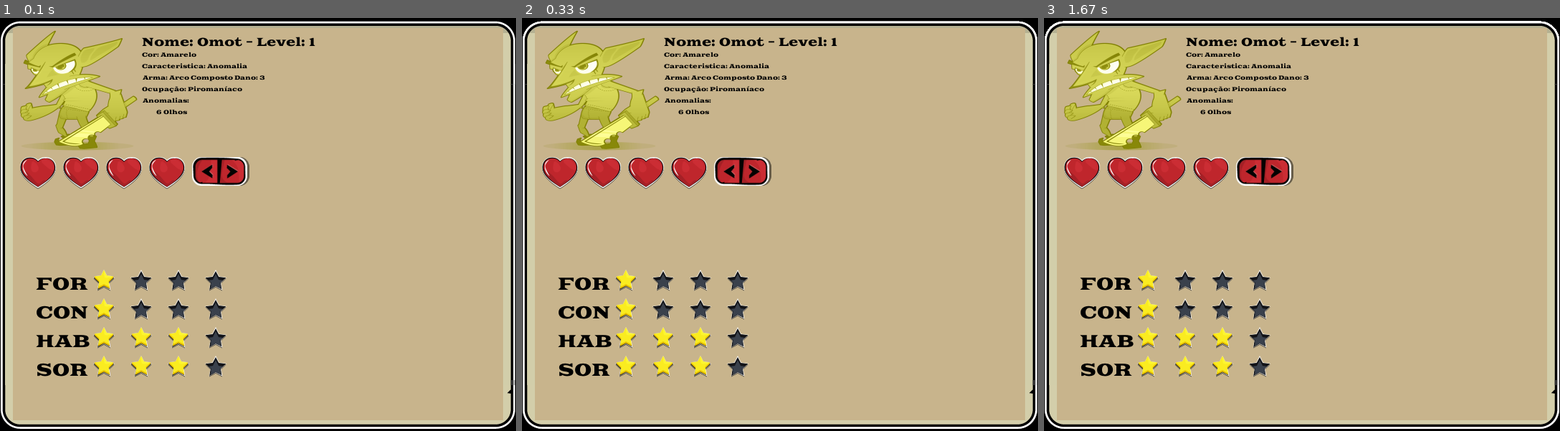
Above: before the commit, frames 1-3 (left to right).
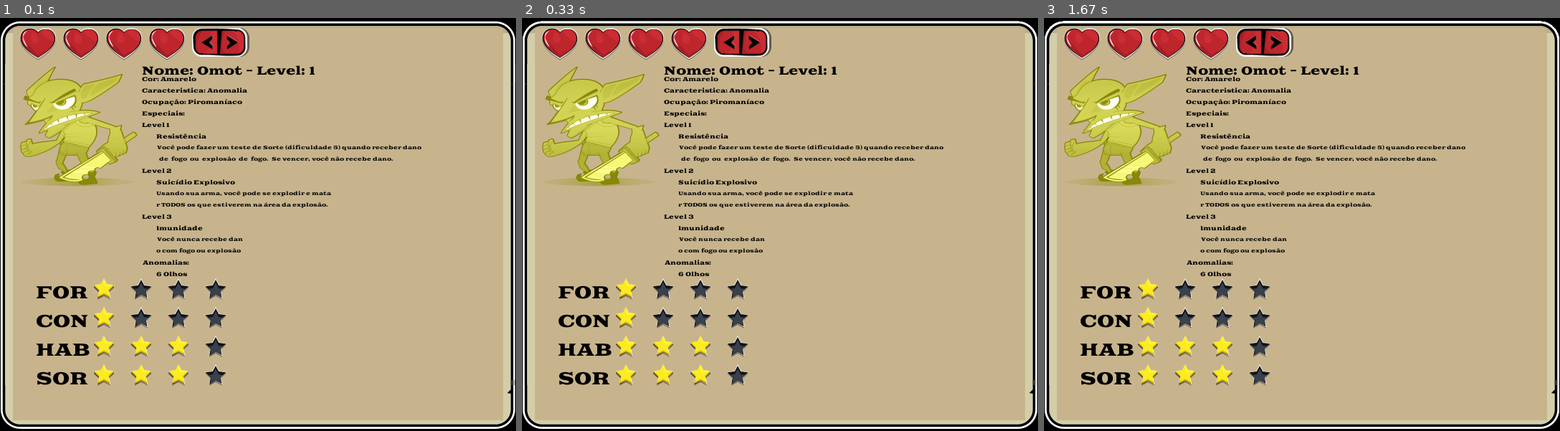
Above: after the commit, the same moments.

Repository: antomarsi/MalditosGoblinsPygame
Game: pygame game, started from main.py
Two runs of this game, one before a commit and one after it. Both use one fixed random seed, a clock stepped at 60 frames per second and the inputs below.
Inputs:
- Up to frame 1 (0.1 s): no input
- Up to frame 2 (0.33 s): no input
- Up to frame 3 (1.67 s): no input

The runs differ from the first frame. In frame 1, 15% of the frame differs, in the area x 3-82%, y 2-90%; in frame 2, 15%; in frame 3, 15%.

Commit message:
Informacoes de skills adicionadas a tela

Diff:
--- a/data.json
+++ b/data.json
@@ -38,7 +38,7 @@
             "bonus": [0,1,1,0],
             "skill": [
                 {"title":"Roubar","descricao":"Você pode roubar sem ser visto se vencer um teste resistido de Habilidade contra a vítima."},
-                {"title":"Armar Armadilhas","descricao":"Você  pode  fazer uma  armadilha  em  qualquer  lugar  se  tiver alguns materiais. A pessoa terá que passar em um teste de Sorte (dificuldade 5) para não cair na sua armadilha"},
+                {"title":"Armar Armadilhas","descricao":"Você  pode  fazer uma  armadilha  em  qualquer  lugar  \nse  tiver alguns materiais. A pessoa terá que passar em um teste de Sorte (dificuldade 5) para não cair na sua armadilha"},
                 {"title":"Ataque  Furtivo","descricao":"Se você não foi visto, você pode fazer um ataque furtivo. Se acertar, a vitima deverá fazer um teste de Sorte (Dificuldade 5). Se ela falhar ela morrerá."}
             ]
         }, {
--- a/goblin.py
+++ b/goblin.py
@@ -68,6 +68,14 @@
         self.habilidade = self.ocupacao['bonus'][2] + self.cor['status'][2]
         self.sorte = self.ocupacao['bonus'][3] + self.cor['status'][3]
         self.tipo  = self.ocupacao['tipo']
+        self.skill = []
+
+        self.skill.append(self.ocupacao['skill'][0])
+        self.skill.append(self.ocupacao['skill'][1])
+        self.skill.append(self.ocupacao['skill'][2])
+
+        print(self.skill)
+
         for equip_set in self.db.sets:
             if equip_set['code'] == self.tipo:
                 for weapon in equip_set['sets'][random.randint(1, len(equip_set['sets']))-1]:
--- a/main.py
+++ b/main.py
@@ -2,8 +2,6 @@
 from pygame.locals import *
 import goblin
 from PIL import Image
-
-
 
 def getTimeStr():
     curTime = time.localtime(time.time())
@@ -51,6 +49,8 @@
 FONT_LRG = pygame.font.Font('font/GoblinOne.otf', 24)
 FONT_MED = pygame.font.Font('font/GoblinOne.otf', 16)
 FONT_SML = pygame.font.Font('font/GoblinOne.otf', 8)
+FONT_VR_SML = pygame.font.Font('font/GoblinOne.otf', 7)
+
 class Sprite(pygame.sprite.Sprite):
     def __init__(self, image_file, location):
         pygame.sprite.Sprite.__init__(self)  #call Sprite initializer
@@ -121,7 +121,7 @@
         sprites = pygame.sprite.Group()
 
         life_button = pygame.transform.smoothscale(SPRITE['BUTTON']["ARROW"][0], [40, 80])
-        life_button = Sprite(pygame.transform.rotate(life_button, 90), [250, 180])
+        life_button = Sprite(pygame.transform.rotate(life_button, 90), [250, 0])
         button_rect = life_button.rect
         if button_rect.collidepoint(mouse[0]-20, mouse[1]-12) and self.click == 1:
             if (mouse[0] <= button_rect.centerx+10):
@@ -139,27 +139,50 @@
     def draw_panel(self, goblin):
         panel = pygame.Surface([int(self.interiorSize[0]), int(self.interiorSize[1])])
         panel.fill((200,180,140))
+        linha = 50
 
         sprites = pygame.sprite.Group()
 
         goblinsprite  = blit_tinted(SPRITE["GOBLIN_GREY"], goblin.cor['rgb']);
-        goblinsprite = Sprite(pygame.transform.smoothscale(goblinsprite, [180, 180]),[0,0])
+        goblinsprite = Sprite(pygame.transform.smoothscale(goblinsprite, [180, 180]),[0,linha])
         sprites.add(goblinsprite)
+
 
         #texts
         text = FONT_MED.render('Nome: '+str(goblin.nome)+' - Level: '+str(goblin.nivel), True, (0,0,0))
-        panel.blit(text, [180, 10])
-
+        panel.blit(text, [180, linha])
+        linha += 16
         #cor
-        panel.blit(FONT_SML.render('Cor: '+str(goblin.cor['nome']), True, (0, 0, 0)), [180, 32])
-        panel.blit(FONT_SML.render('Caracteristica: '+str(goblin.caracteristica['nome']), True, (0, 0, 0)), [180, 48])
-        panel.blit(FONT_SML.render('Arma: '+str(goblin.equipamento[0].nome)+' Dano: '+str(goblin.equipamento[0].dano), True, (0, 0, 0)), [180, 64])
-        panel.blit(FONT_SML.render('Ocupação: '+str(goblin.ocupacao['nome']), True, (0, 0, 0)), [180, 80])
+        panel.blit(FONT_SML.render('Cor: '+str(goblin.cor['nome']), True, (0, 0, 0)), [180, linha])
+        linha += 16
+        panel.blit(FONT_SML.render('Caracteristica: '+str(goblin.caracteristica['nome']), True, (0, 0, 0)), [180, linha])
+        linha += 16
+        #panel.blit(FONT_SML.render('Arma: '+str(goblin.equipamento[0].nome)+' Dano: '+str(goblin.equipamento[0].dano), True, (0, 0, 0)), [180, linha])
+        #linha += 16
+        panel.blit(FONT_SML.render('Ocupação: '+str(goblin.ocupacao['nome']), True, (0, 0, 0)), [180, linha])
+        linha += 16
+        panel.blit(FONT_SML.render('Especiais: ', True, (0, 0, 0)), [180, linha])
+        linha += 16
+
+        for index, skill in enumerate(goblin.skill):
+            level = 'Level '+str(index+1)
+            panel.blit(FONT_SML.render(level, True, (0, 0, 0)), [180, linha])
+            linha += 16
+            panel.blit(FONT_SML.render(skill['title'], True, (0,0,0)), [200, linha])
+            linha += 16
+            if((len(skill['descricao'])) > 5):
+                panel.blit(FONT_VR_SML.render(skill['descricao'][:int(len(skill['descricao'])/2)], True, (10,10,10)), [200, linha])
+                linha += 16
+                panel.blit(FONT_VR_SML.render(skill['descricao'][int(len(skill['descricao'])/2):], True, (10,10,10)), [200, linha])
+                linha += 16
 
         if goblin.anomalia:
-            panel.blit(FONT_SML.render('Anomalias: ', True, (0, 0, 0)), [180, 96])
+            panel.blit(FONT_SML.render('Anomalias: ', True, (0, 0, 0)), [180, linha])
+            linha += 16
             for index, anomalia in enumerate(goblin.anomalia):
-                panel.blit(FONT_SML.render(anomalia, True, (0,0,0)), [200, 112+(10*index)])
+                panel.blit(FONT_SML.render(anomalia, True, (0,0,0)), [200, linha])
+                linha += 16
+
         #lives
         hearth_full = pygame.transform.smoothscale(SPRITE['HEART'][1], [50, 50])
         hearth_empty = pygame.transform.smoothscale(SPRITE['HEART'][0], [50, 50])
@@ -169,7 +192,7 @@
                 vida = hearth_full
             else:
                 vida = hearth_empty
-            sprites.add(Sprite(vida,[(50*(hp-1))+(10*hp),180]))
+            sprites.add(Sprite(vida,[(50*(hp-1))+(10*hp),0]))
 
         #STATUS
         status = [
@@ -179,14 +202,14 @@
             ["SOR", goblin.sorte]
         ]
         for index, stat in enumerate(status):
-            panel.blit(FONT_LRG.render(stat[0], True, (0, 0, 0)), [32, (self.interiorSize[0]/2)+(40*index)])
+            panel.blit(FONT_LRG.render(stat[0], True, (0, 0, 0)), [32, linha+(40*index)])
             for value in range(1, 5):
                 #stat[1]
                 if value <= stat[1]:
                     sprite = pygame.transform.smoothscale(SPRITE['STAR'][1], [30, 30])
                 else:
                     sprite = pygame.transform.smoothscale(SPRITE['STAR'][0], [30, 30])
-                sprites.add(Sprite(sprite,[60+(52*value), (self.interiorSize[0]/2)+(40*index)-5]))
+                sprites.add(Sprite(sprite,[60+(52*value), linha+(40*index)-5]))
 
 
         sprites.draw(panel)
